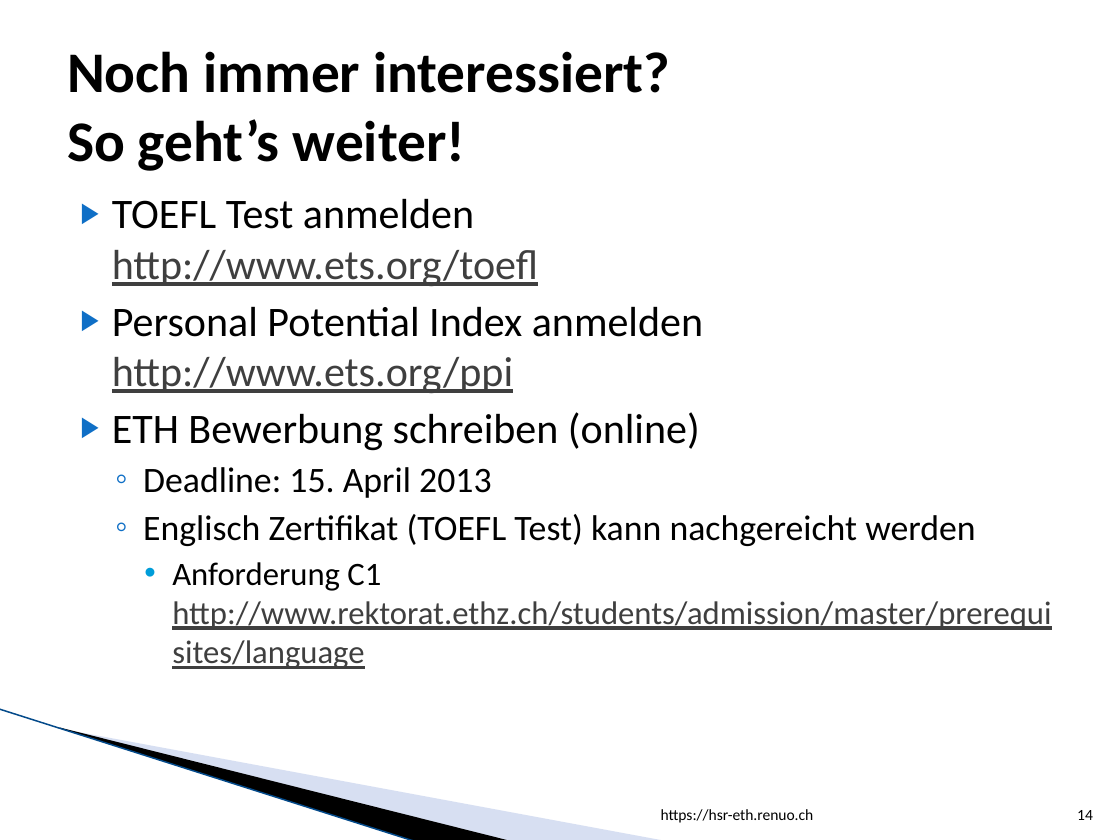
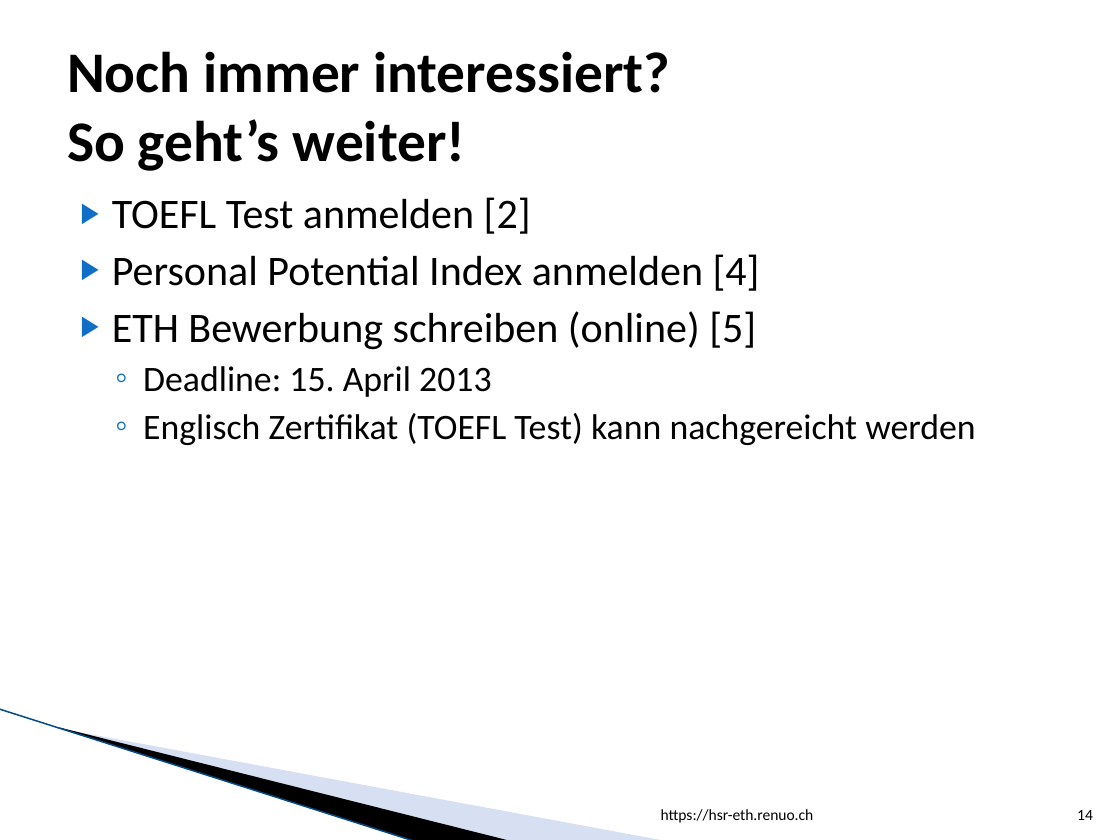
Before and after one commit to lukaselmer/hsr-eth.renuo.ch, a slide deck: slide 14 of vortrag.pptx. Drawn at 1120x840 pixels with LibreOffice and Linux fonts; fonts in the diff are those of the drawing; background and template pictures are left out. Boxes give left, top, right and bottom in pixels: in the first picture for what was removed or moved away, otherwise in the second. Text is boxed around its words. In the diff, an @@ line names an element or a change of style, - is before the commit and + after.

```diff
--- a/vortrag.pptx
+++ b/vortrag.pptx
@@ text at (x1=112, y1=197, x2=760, y2=350): text changed @@
-▶ TOEFL Test anmelden
-  http://www.ets.org/toefl
-▶ Personal Potential Index anmelden
-  http://www.ets.org/ppi
-▶ ETH Bewerbung schreiben (online)
+▶ TOEFL Test anmelden [2]
+▶ Personal Potential Index anmelden [4]
+▶ ETH Bewerbung schreiben (online) [5]
@@ text at (x1=172, y1=562, x2=1051, y2=669): paragraph removed @@
-    • Anforderung C1
-      http://www.rektorat.ethz.ch/students/admission/master/prerequisites/language
```
Also in this commit, not shown: 4 other slides changed, 2 other files.
